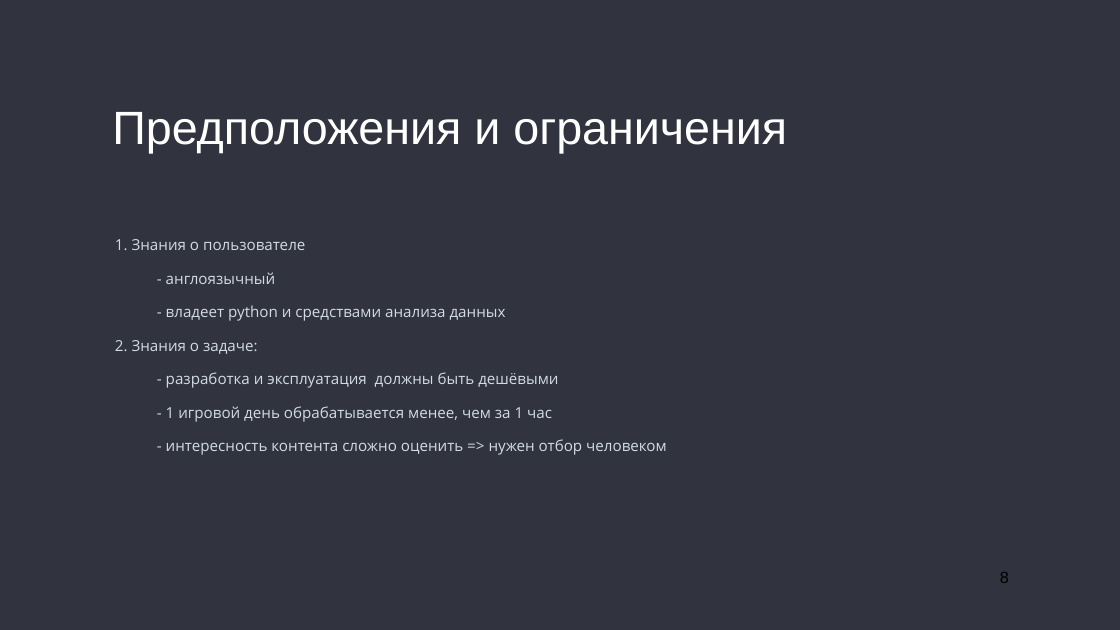
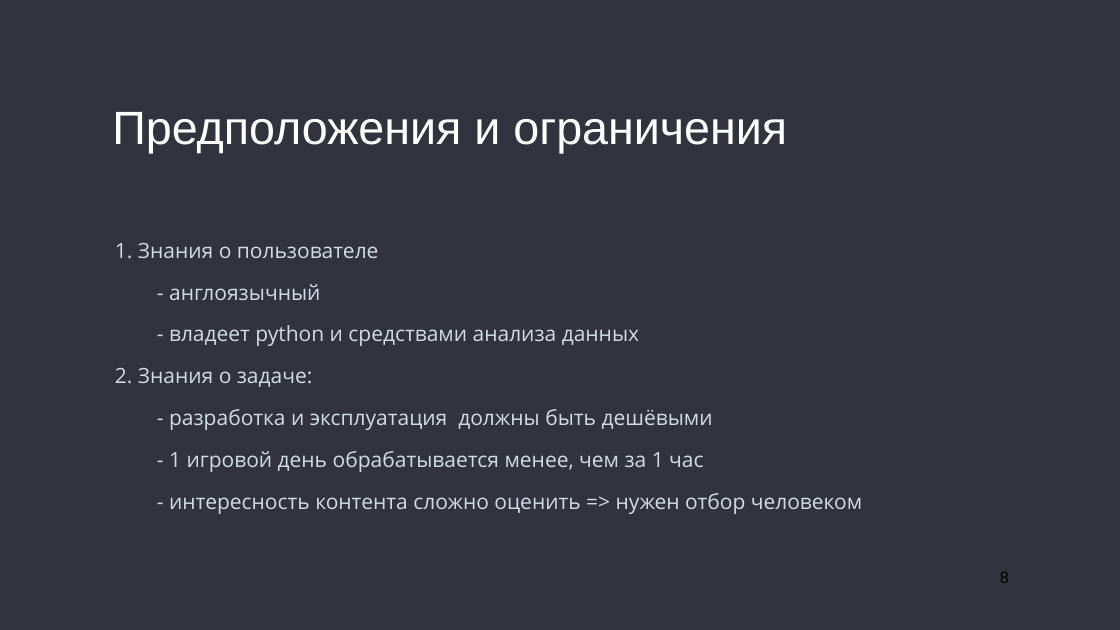
Before and after one commit to no-one2k/basnya, a slide deck: slide 8 of designdoc/basnya_v1.pptx. Drawn at 1120x630 pixels with LibreOffice and Linux fonts; fonts in the diff are those of the drawing. Boxes give left, top, right and bottom in pixels: in the first picture for what was removed or moved away, otherwise in the second. Text is boxed around its words. In the diff, an @@ line names an element or a change of style, - is before the commit and + after.

```diff
--- a/designdoc/basnya_v1.pptx
+++ b/designdoc/basnya_v1.pptx
@@ text "1. Знания о пользователе" at box(115, 243, 862, 514): size 26 to 36 pt @@
```
Also in this commit, not shown: 7 other slides changed, 1 slide added, 2 slides removed.
